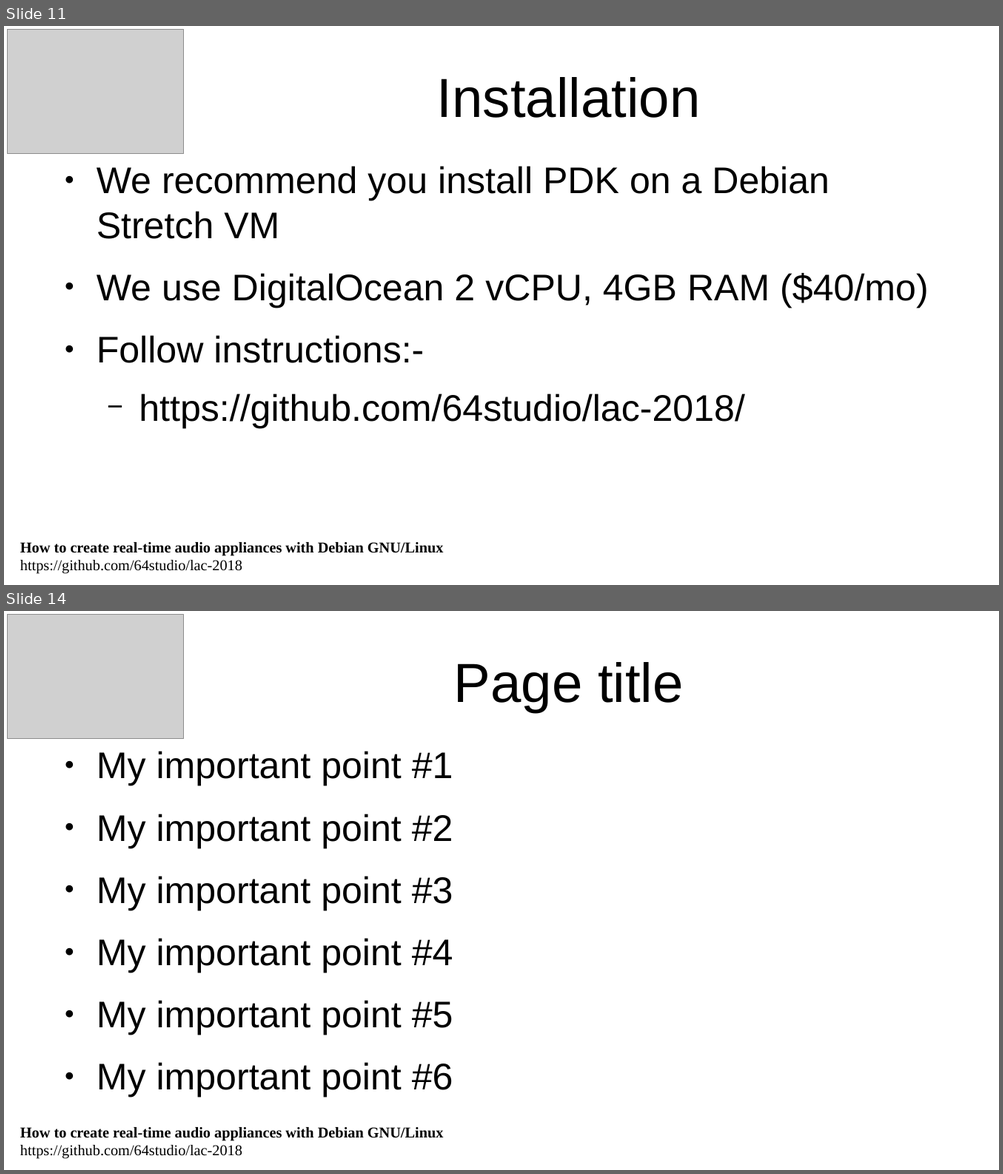
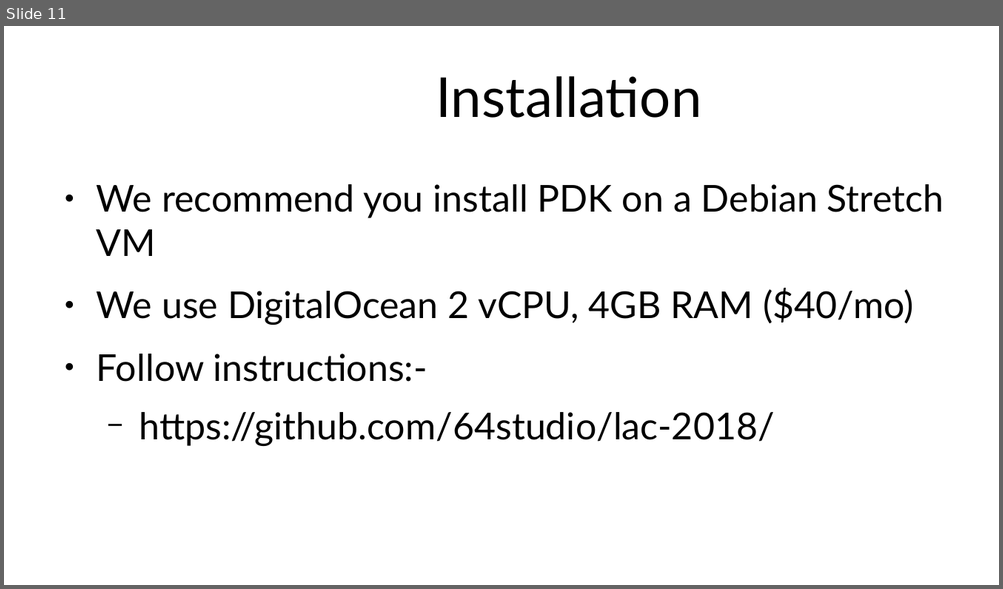
Before and after one commit to 64studio/lac-2018, a slide deck: lac_workshop_template-creating_appliances_slides.odp. Shown one above the other, each under a label of ours: slides 11 and 14 before the commit, slide 11 after it; the slides between them are not shown. The pictures are 1003x1174 and 1003x589 pixels, drawn with LibreOffice and Linux fonts; fonts in the diff are those of the drawing; grey boxes stand for pictures; background and template pictures are left out. Boxes give left, top, right and bottom in pixels: in the first picture for what was removed or moved away, otherwise in the second. Text is boxed around its words. In the diff, an @@ line names an element or a change of style, - is before the commit and + after.

```diff
--- a/lac_workshop_template-creating_appliances_slides.odp
+++ b/lac_workshop_template-creating_appliances_slides.odp
@@ slide 14 removed at (4, 611, 999, 1170), background #FFFFFF @@
@@ picture removed at (8, 615, 184, 739) @@
@@ title removed at (454, 662, 683, 712) @@
-Page title
@@ text removed at (96, 751, 453, 1097) @@
-● My important point #1
-● My important point #2
-● My important point #3
-● My important point #4
-● My important point #5
-● My important point #6
@@ text removed at (20, 1128, 444, 1159) @@
-How to create real-time audio appliances with Debian GNU/Linux
-https://github.com/64studio/lac-2018
@@ slide 11 changed as well @@
@@ picture removed at (8, 30, 184, 154) @@
@@ title "Installation" at (435, 76, 701, 118): font Arial to Lato @@
@@ text "We recommend you install PDK ..." at (96, 184, 943, 446): font Arial to Lato @@
@@ text "We recommend you install PDK ...": place and size @@
-text "We recommend you install PDK ..." at (96, 166, 928, 429)
+text "We recommend you install PDK ..." at (96, 184, 943, 446)
@@ text removed at (20, 543, 444, 574) @@
-How to create real-time audio appliances with Debian GNU/Linux
-https://github.com/64studio/lac-2018
```
Also in this commit, not shown: 11 other slides changed, 1 slide added, 1 other slide removed, 1 other file.
